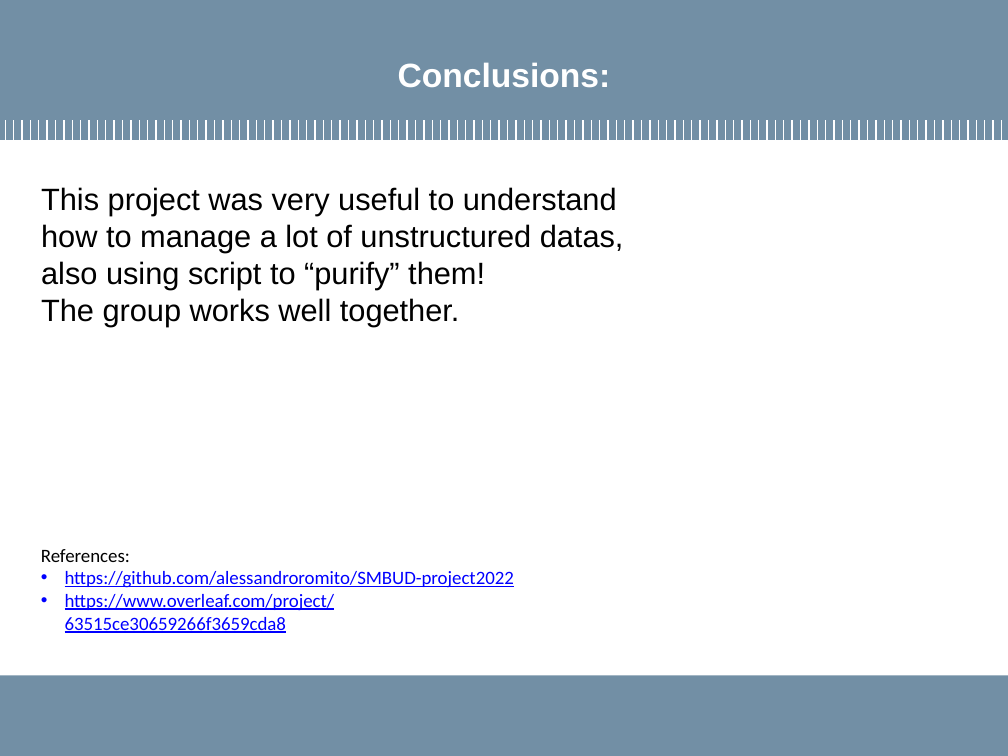
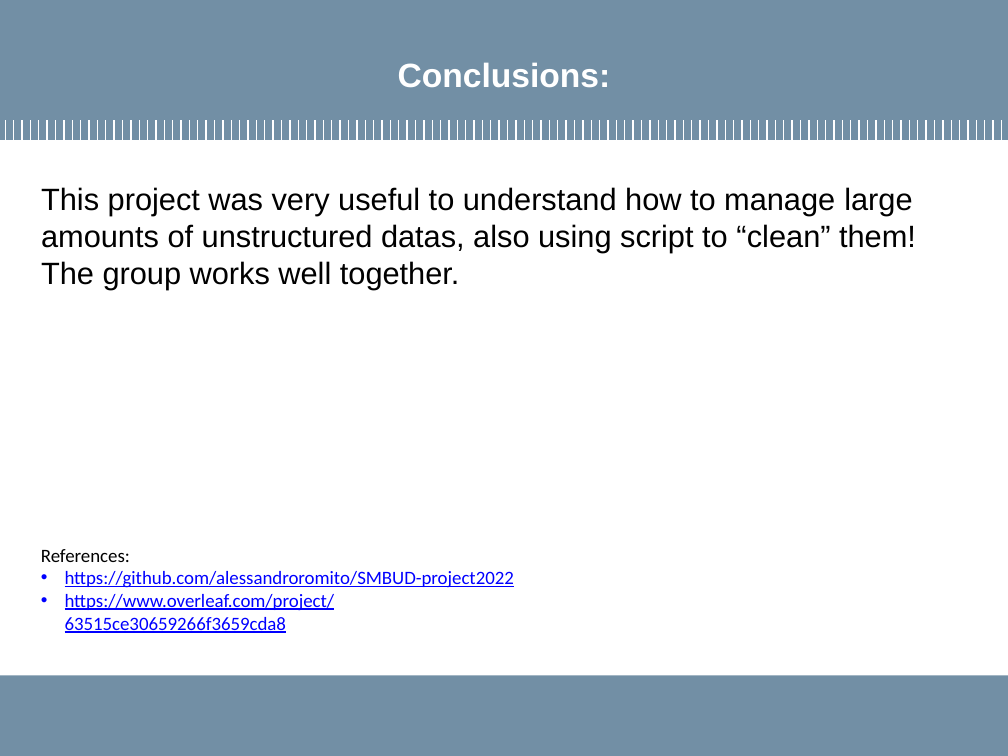
Before and after one commit to MarcoLucaPrevitera/BigData-Project, a slide deck: slide 37 of Presentation/FinalPresentation.pptx (slide 19 before the commit). Drawn at 1008x756 pixels with LibreOffice and Linux fonts; fonts in the diff are those of the drawing; background and template pictures are left out. Boxes give left, top, right and bottom in pixels: in the first picture for what was removed or moved away, otherwise in the second. Text is boxed around its words. In the diff, an @@ line names an element or a change of style, - is before the commit and + after.

```diff
--- a/Presentation/FinalPresentation.pptx
+++ b/Presentation/FinalPresentation.pptx
@@ text at (41,187,916,290): text changed @@
-This project was very useful to understand how to manage a lot of unstructured datas, also using script to “purify” them!
-The group works well together.
+This project was very useful to understand how to manage large amounts of unstructured datas, also using script to “clean” them!
+The group works well together.
```
Also in this commit, not shown: 9 other slides changed, 24 slides added, 6 slides removed, 10 other files.
